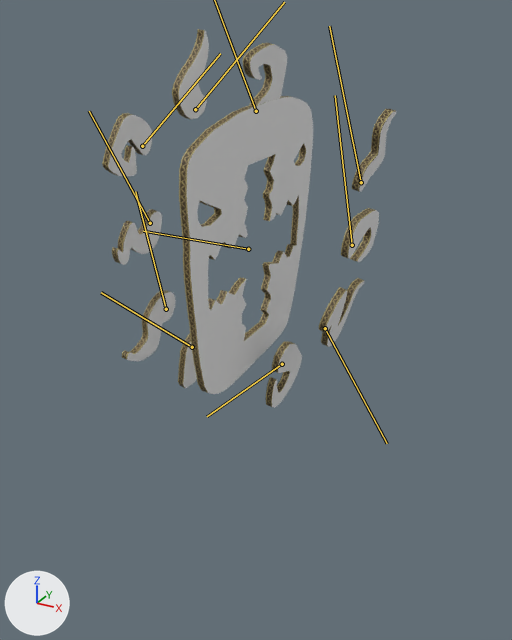
One commit to the FBX model SparkleLeaf/Assets/Art/Models/crossMonster.fbx: the scene before it, then after it.
Before and after are seen from a camera (50 mm lens) standing at (0.0813, -0.1441, 0.1216) and looking at (0.0007, 0.0024, 0.0484). The axes (+X, +Y, +Z) are drawn at lower left. The lights are the same throughout. Both versions are drawn at frame 7 of the action 'Default Take'; the numbers are the values there. The bones that change are drawn over the model as lines.

In view in the first picture: 'body', 'tentacle_01', 'tentacle_02', 'tentacle_03', 'tentacle_04', 'tentacle_05', 'tentacle_06', 'tentacle_07', 'tentacle_08', 'tentacle_09', 'tentacle_10'.
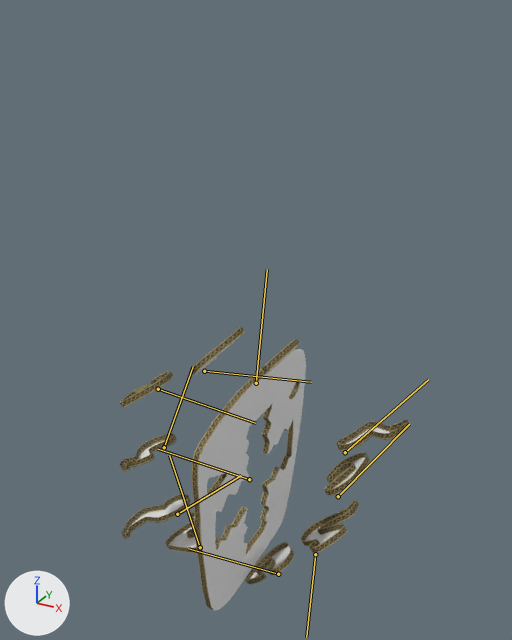
Boxes (x1, y1, x2, y2) around the edits, measured in the pictures (512 x 640 px):
'body', posed (15% narrower, 12% shorter)
    before: (179, 96, 313, 394)
    after: (192, 348, 306, 611)
'tentacle_06', posed (27% wider, 36% shorter)
    before: (122, 290, 176, 361)
    after: (122, 494, 191, 539)
'tentacle_08', posed (39% shorter)
    before: (102, 113, 152, 176)
    after: (120, 370, 173, 408)
'tentacle_03', posed (26% wider, 23% shorter)
    before: (319, 278, 365, 347)
    after: (301, 500, 359, 553)
'tentacle_09', posed (47% wider, 45% shorter)
    before: (172, 29, 209, 119)
    after: (190, 326, 245, 375)
'tentacle_02', posed (21% wider, 20% shorter)
    before: (341, 208, 379, 262)
    after: (324, 453, 370, 496)
'tentacle_04', posed (32% wider, 35% shorter)
    before: (265, 341, 302, 408)
    after: (245, 542, 294, 585)
'tentacle_01', posed (63% wider, 61% shorter)
    before: (352, 109, 397, 192)
    after: (336, 419, 410, 451)
'tentacle_07', posed (14% wider, 32% shorter)
    before: (112, 209, 162, 265)
    after: (120, 433, 177, 471)
'tentacle_10', posed
    before: (243, 43, 287, 106)
    after: (251, 338, 300, 382)
'tentacle_05', posed
    before: (178, 334, 197, 388)
    after: (166, 512, 216, 553)
bone 'Bone', root to tip
    before: (248, 249) to (143, 231)
    after: (249, 479) to (158, 449)
bone 'Bone_001', root to tip
    before: (352, 245) to (335, 95)
    after: (338, 496) to (409, 424)
bone 'Bone_002', root to tip
    before: (361, 182) to (329, 26)
    after: (345, 452) to (428, 379)
bone 'Bone_004', root to tip
    before: (195, 109) to (284, 2)
    after: (204, 371) to (311, 382)
bone 'Bone_005', root to tip
    before: (142, 146) to (220, 53)
    after: (158, 389) to (255, 423)
bone 'Bone_006', root to tip
    before: (150, 223) to (89, 111)
    after: (164, 447) to (193, 366)
bone 'Bone_007', root to tip
    before: (166, 309) to (135, 191)
    after: (177, 514) to (241, 475)
bone 'Bone_008', root to tip
    before: (192, 347) to (101, 292)
    after: (200, 547) to (169, 455)
bone 'Bone_009', root to tip
    before: (282, 364) to (207, 416)
    after: (278, 574) to (188, 548)
bone 'Bone_010', root to tip
    before: (325, 328) to (387, 443)
    after: (315, 554) to (306, 637)

Diff of the bpy script that builds the scene:
```diff
--- a/SparkleLeaf/Assets/Art/Models/crossMonster.fbx.py
+++ b/SparkleLeaf/Assets/Art/Models/crossMonster.fbx.py
@@ bone_bone @@
 bone_bone = bpy.data.objects['Armature'].pose.bones['Bone']  # child of 'tentacleMonsterArmature'
-bone_bone.location = (6.79, 0.0, 0.0)
+bone_bone.location = (0.0, 0.0, 0.0)
@@ bone_bone_001 @@
 bone_bone_001 = bpy.data.objects['Armature'].pose.bones['Bone_001']  # child of 'Bone'
-bone_bone_001.rotation_quaternion = (0.998, 0.0, 0.0, -0.063)  # degrees (0, 0, -7)
+bone_bone_001.rotation_quaternion = (0.91, 0.0, 0.0, -0.415)  # degrees (0, 0, -49)
@@ bone_bone_002 @@
 bone_bone_002 = bpy.data.objects['Armature'].pose.bones['Bone_002']  # child of 'Bone'
-bone_bone_002.rotation_quaternion = (0.995, 0.0, 0.0, -0.099)  # degrees (0, 0, -11)
+bone_bone_002.rotation_quaternion = (0.851, 0.0, 0.0, -0.525)  # degrees (0, 0, -63)
@@ bone_bone_003 @@
 bone_bone_003 = bpy.data.objects['Armature'].pose.bones['Bone_003']  # child of 'Bone'
-bone_bone_003.rotation_quaternion = (0.998, 0.0, 0.0, -0.068)  # degrees (0, 0, -8)
+bone_bone_003.rotation_quaternion = (0.947, 0.0, 0.0, -0.322)  # degrees (0, 0, -38)
@@ bone_bone_004 @@
 bone_bone_004 = bpy.data.objects['Armature'].pose.bones['Bone_004']  # child of 'Bone'
-bone_bone_004.rotation_quaternion = (0.999, 0.0, 0.0, 0.04)  # degrees (0, 0, 5)
+bone_bone_004.rotation_quaternion = (0.938, 0.0, 0.0, 0.348)  # degrees (0, 0, 41)
@@ bone_bone_005 @@
 bone_bone_005 = bpy.data.objects['Armature'].pose.bones['Bone_005']  # child of 'Bone'
-bone_bone_005.rotation_quaternion = (0.999, 0.0, 0.0, 0.053)  # degrees (0, 0, 6)
+bone_bone_005.rotation_quaternion = (0.895, 0.0, 0.0, 0.446)  # degrees (0, 0, 53)
@@ bone_bone_006 @@
 bone_bone_006 = bpy.data.objects['Armature'].pose.bones['Bone_006']  # child of 'Bone'
-bone_bone_006.rotation_quaternion = (0.998, 0.0, 0.0, 0.069)  # degrees (0, 0, 8)
+bone_bone_006.rotation_quaternion = (0.859, 0.0, 0.0, 0.513)  # degrees (0, 0, 62)
@@ bone_bone_007 @@
 bone_bone_007 = bpy.data.objects['Armature'].pose.bones['Bone_007']  # child of 'Bone'
-bone_bone_007.rotation_quaternion = (0.999, 0.0, 0.0, 0.046)  # degrees (0, 0, 5)
+bone_bone_007.rotation_quaternion = (0.845, 0.0, 0.0, 0.535)  # degrees (0, 0, 65)
@@ bone_bone_008 @@
 bone_bone_008 = bpy.data.objects['Armature'].pose.bones['Bone_008']  # child of 'Bone'
-bone_bone_008.rotation_quaternion = (0.996, 0.0, 0.0, 0.091)  # degrees (0, 0, 10)
+bone_bone_008.rotation_quaternion = (0.845, 0.0, 0.0, 0.535)  # degrees (0, 0, 65)
@@ bone_bone_009 @@
 bone_bone_009 = bpy.data.objects['Armature'].pose.bones['Bone_009']  # child of 'Bone'
-bone_bone_009.rotation_quaternion = (0.998, 0.0, 0.0, 0.065)  # degrees (0, 0, 7)
+bone_bone_009.rotation_quaternion = (0.927, 0.0, 0.0, 0.375)  # degrees (0, 0, 44)
@@ bone_bone_010 @@
 bone_bone_010 = bpy.data.objects['Armature'].pose.bones['Bone_010']  # child of 'Bone'
-bone_bone_010.rotation_quaternion = (0.994, 0.0, 0.0, 0.11)  # degrees (0, 0, 13)
+bone_bone_010.rotation_quaternion = (0.911, 0.0, 0.0, 0.412)  # degrees (0, 0, 49)
```
